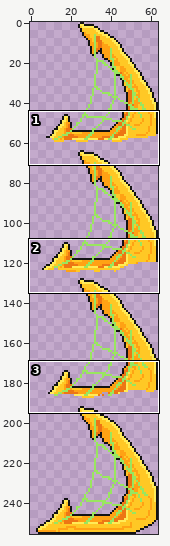
Two versions of one sprite sheet, Assets/Harpon_01_f.png. Above: a wide view before the commit, with the close-up outlined.
Close-up. The starting point:
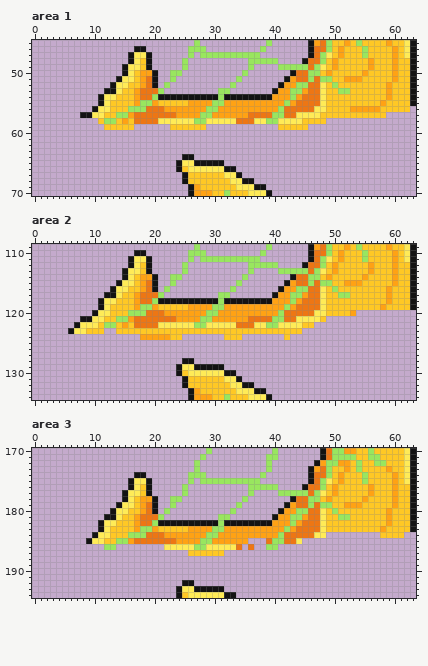
The file is 64x256 pixels. Shown: area 1: x 0..63, y 45..70; area 2: x 0..63, y 109..134; area 3: x 0..63, y 170..194.
The same view after the edit:
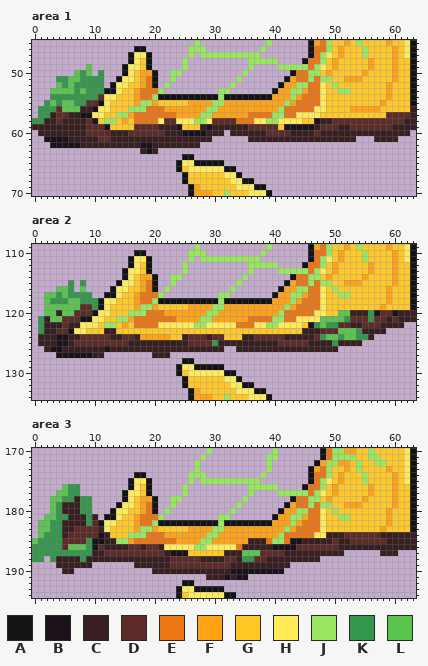
Palette (. is transparent): A #131313  B #1c121c  C #391f21  D #5d2c28  E #ed7614  F #ffa214  G #ffc825  H #ffeb57  J #99e65f  K #33984b  L #5ac54f
Diff:
--- area 1
@@ x 0..63 @@
 48 ................AHGA.....J..........JJJJJ....AEEJGFGGGGGFGGGFGGA
-49 ...............AHHGA.....J..........J....JJJJJEJHGFGGGGGFGGGFGGA
-50 ...............AHGFFA..JJ..........J.......AEEJJGFGGGGGFGGGGFGGA
-51 ..............AHHGFEA..J..........J.......AFEEJEJJGGFFFGGGGGFGGA
-52 .............AHHGGFEA.J..........J.......AFFJJEEHGJGGGGGGGGFGGGA
-53 ............AAHGGFEEEJ.........JJ.......AFFJJFEEHGGJJGGGGGGFGGGA
-54 ...........AHHGGGFEEJAAAAAAAAAAJAAAAAAAAFFFJFEEEHGGGGGGGGGGFGGGA
-55 ...........AHGGGGFJJFGGGGGFFFFJJFFFFFFFFFFJFEEEEHGGGGGGGGGFGGGGA
-56 ..........AHHGGGJJJEEEFFFFFFFJJFFFFFFFFFFJEEEEEHHGGGGFFFFFGGGGG.
-57 ........AAHHGGJJFEEEEEEEFFFFJJFFFFFFEEEEJJEEHHHHGGGGGGGGGGG.....
-58 ...........GJJGFGEEEEHHHHHHJJHHHHHEEEHHJJHHHHGGGG...............
-59 ............GGGGG......GGGGGG............GGGGG..................
-60 ................................................................
-61 ................................................................
-62 ................................................................
-63 ................................................................
+49 .........L.....AHHGA.....J..........J....JJJJJEJHGFGGGGGFGGGFGGA
+50 .......LKL.K...AHGFFA..JJ..........J.......AEEJJGFGGGGGFGGGGFGGA
+51 ....KKLLKKKK..AHHGFEA..J..........J.......AFEEJEJJGGFFFGGGGGFGGA
+52 ....LKLKKKKK.AHHGGFEA.J..........J.......AFFJJEEHGJGGGGGGGGFGGGA
+53 ...LLLLKLKKKAAHGGFEEEJ.........JJ.......AFFJJFEEHGGJJGGGGGGFGGGA
+54 ...KKKKKKKKDHHGGGFEEJAAAAAAAAAAJAAAAAAAAFFFJFEEEHGGGGGGGGGGFGGGA
+55 ..KLKLLKKDDAHGGGGFJJFGGGGGFFFFJJFFFFFFFFFFJFEEEEHGGGGGGGGGFGGGGA
+56 .KKKDLLLCCAHHGGGJJJEEEFFFFFFFJJFFFFFFFFFFJEEEEEHHGGGGFFFFFGGGGGC
+57 .KKCDDCCAAHHGGJJFEEEEEEEFFFFJJFFFFFFEEEEJJEEHHHHGGGGGGGGGGGDDDDC
+58 KKCCDCCCCDBGJJGFGEEEEHDDHHHJJHDDDDEEEHHJJHHHHGGBCCDDDDDDDDDDDDCC
+59 CCCCCCCCCDDDBGGGGDDDDCCCBGGGCBCCCCCCDDDDDGBBBBBCDDDCCDDDDDDDCCCC
+60 .CCCCCCCCDDDDCCCDDDDDDCCCBBBBCCC.CCCCCCDDDDCCCCDCCCCCCCCCCCCCCC.
+61 ..BBBBCCCCCDDCCCCCCCCCCCCCCCCC......CCCCCCCCCCCCCCCCCC...CCCC...
+62 ...BBBBBCCCCCCCCCCBBCCCCCCCC....................................
+63 ..................CBC...........................................
 64 .........................AA.....................................
--- area 2
@@ x 0..63 @@
 114 ...............AHGFFA..JJ..........J.......AEEJJGFGGGGGFGGGGFGGA
-115 ..............AHHGFEA..J..........J.......AFEEJEJJGGFFFGGGGGFGGA
-116 .............AHHGGFEA.J..........J.......AFFJJEEHGJGGGGGGGGFGGGA
-117 ............AAHGGFEEEJ.........JJ.......AFFJJFEEHGGJJGGGGGGFGGGA
-118 ...........AHHGGGFEEJAAAAAAAAAAJAAAAAAAAFFFJFEEEHGGGGGGGGGGFGGGA
-119 ...........AHGGGGFJJFGGGGGFFFFJJFFFFFFFFFFJFEEEEHGGGGGGGGGFGGGGA
-120 ..........AHHGGGJJJEEEFFFFFFFJJFFFFFFFFFFJEEEEEHHGGGGF..........
-121 ........AAHHGGJJFEEEEEEEFFFFJJFFFFFFEEEEJJEEHHHHG...............
-122 .......AHHHGJJGFGEEEEHHHHHHJJHHHHHEEEHHJJHHHHGG.................
-123 ......AHHGGG..GGGGGGGGGGGGGGGGGGGGGGGGGGGGGGG...................
-124 ..................FFFFFGG.......GGG.......G.....................
-125 ................................................................
-126 ................................................................
-127 ................................................................
+115 ......K.K.....AHHGFEA..J..........J.......AFEEJEJJGGFFFGGGGGFGGA
+116 ....LLK.L....AHHGGFEA.J..........J.......AFFJJEEHGJGGGGGGGGFGGGA
+117 ..LLKLKKKK..AAHGGFEEEJ.........JJ.......AFFJJFEEHGGJJGGGGGGFGGGA
+118 ..LKKKLLKKKAHHGGGFEEJAAAAAAAAAAJAAAAAAAAFFFJFEEEHGGGGGGGGGGFGGGA
+119 ..LLLLLLDDKAHGGGGFJJFGGGGGFFFFJJFFFFFFFFFFJFEEEEHGGGGGGGGGFGGGGA
+120 ..LLCLLDDDAHHGGGJJJEEEFFFFFFFJJFFFFFFFFFFJEEEEEHHGGLLCCCKBDDBCCC
+121 .KCLLDDDAAHHGGJJFEEEEEEEFFFFJJFFFFFFEEEEJJEEHHHHLLLLKDDDKDDCDCCC
+122 .KCCCDCCHHHGJJGFGEEEEHHHHHHJJHHHHHEEEHHJJHHHHGBKLKKDDCCDDDCCCC..
+123 .KCCDDAHHGGGCCGGGGGGGGGGGGGGGGGGGGGGGGGGGGGGGCCCDDDLLLKCCCC.....
+124 .CCCBBCCDDDDDCCDDCFFFFFGGCDDDCDDGGGCCDDDDDCCCCCDKLLKLLKKC.......
+125 .CCCBBCDDDDDDDDDCCCCCCCCCCDDDDKCCCCCCCCCCDDDDDCCCCKCCCC.........
+126 ..CBBCCCCCCCBCCCCCCCCCCCCCCCCCCC..CCCCCCCCCCCCCCCCC.............
+127 ....BBBBBBCC........CCC.........................................
 128 .........................AA.....................................
--- area 3
@@ x 0..63 @@
 175 ................AHHA......J.JJJJJJJJJJ........AEJHGFGGGJGGGGFGHA
-176 ................AHGA.....J..........JJJJJ....AEEJGFGGGGGFGGGFGGA
-177 ...............AHHGA.....J..........J....JJJJJEJHGFGGGGGFGGGFGGA
-178 ...............AHGFFA..JJ..........J.......AEEJJGFGGGGGFGGGGFGGA
-179 ..............AHHGFEA..J..........J.......AFEEJEJJGGFFFGGGGGFGGA
-180 .............AHHGGFEA.J..........J.......AFFJJEEHGJGGGGGGGGFGGGA
-181 ............AAHGGFEEEJ.........JJ.......AFFJJFEEHGGJJGGGGGGFGGGA
-182 ...........AHHGGGFEEJAAAAAAAAAAJAAAAAAAAFFFJFEEEHGGGGGGGGGGFGGGA
-183 ...........AHGGGGFJJFGGGGGFFFFJJFFFFFFFFFFJFEEEEHGGGGGGGGGFGGGGA
-184 ..........AHHGGGJJJEEEFFFFFFFJJFFFFFFFFFFJEEEEEHH.........GGGG..
-185 .........AHHGGJJFEEEEEEEFFFFJJFFFFFF...EJJEEH...................
-186 ............JJ........HHHHHJJHHHHHE.E..JJ.......................
-187 ..........................GGGGGG................................
-188 ................................................................
-189 ................................................................
-190 ................................................................
-191 ................................................................
+176 .....LKK........AHGA.....J..........JJJJJ....AEEJGFGGGGGFGGGFGGA
+177 ....LLKK.......AHHGA.....J..........J....JJJJJEJHGFGGGGGFGGGFGGA
+178 ...LLKKCKK.....AHGFFA..JJ..........J.......AEEJJGFGGGGGFGGGGFGGA
+179 ...LKCCCKK....AHHGFEA..J..........J.......AFEEJEJJGGFFFGGGGGFGGA
+180 ...LKCCCKK...AHHGGFEA.J..........J.......AFFJJEEHGJGGGGGGGGFGGGA
+181 ..LLKKCCCKC.AAHGGFEEEJ.........JJ.......AFFJJFEEHGGJJGGGGGGFGGGA
+182 .LLKKCCCCKDAHHGGGFEEJAAAAAAAAAAJAAAAAAAAFFFJFEEEHGGGGGGGGGGFGGGA
+183 .LLKKCCDDDDCHGGGGFJJFGGGGGFFFFJJFFFFFFFFFFJFEEEEHGGGGGGGGGFGGGGA
+184 .LKKKCDDDDDBCGGGJJJEEEFFFFFFFJJFFFFFFFFFFJEEEEEHHCCCDDDDDDCCCCCC
+185 LKKKKDDDDKBBCCJJFEEEEEEEFFFFJJFFFFFFCCCEJJEBBCCCCCDCCDDDDDDCCCCC
+186 KKKKKDLLLKBDCCCCDDCDDCHHHHHJJHHHHHECCCCCBBBBDDDDDDDCCCCCCCCCCCCC
+187 KKKKKKKKKKCCDDDDDDDDDDCBBBGGGGGGCCCLLLDDDDCCCCCCCCCC......CCC...
+188 KK.KCCCCKCCCCCCCCCCCCCCDDDDDCCCCDDCKKDDCCCCCCCCC................
+189 ....CCCCCC.......CCCCCCDDDDDDDDDDCCCCCCCCCC.....................
+190 .....CC.............CCCCCCCCCCCCCBBBBBBBBB......................
+191 .............................CCCBCBB............................
 192 .........................AA.....................................
Pixel boxes of the changes (left, top, right, bottom) in both close-ups:
changed: (32, 64, 416, 154)
changed: (38, 280, 416, 358)
changed: (32, 484, 416, 580)
